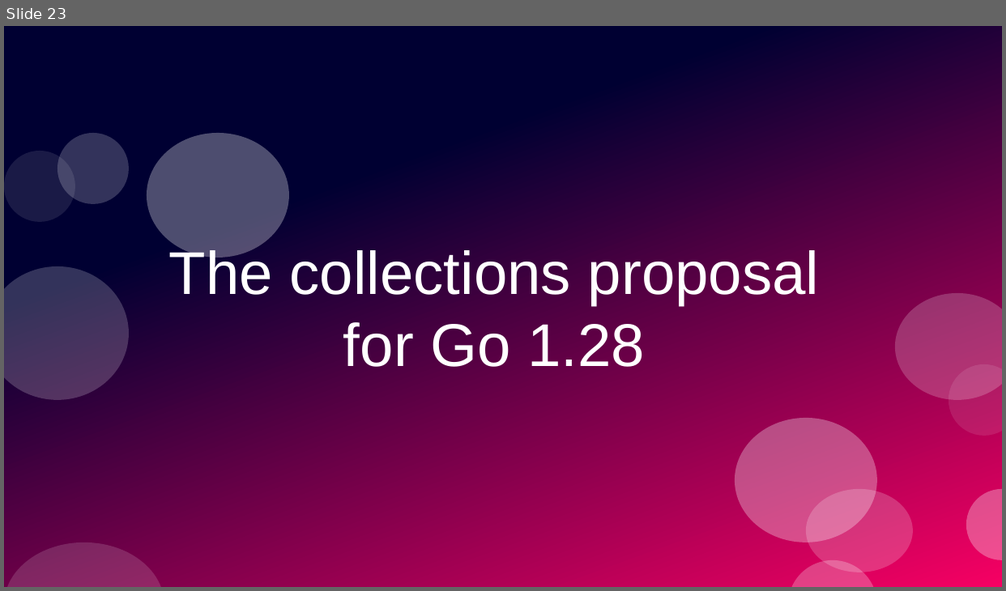
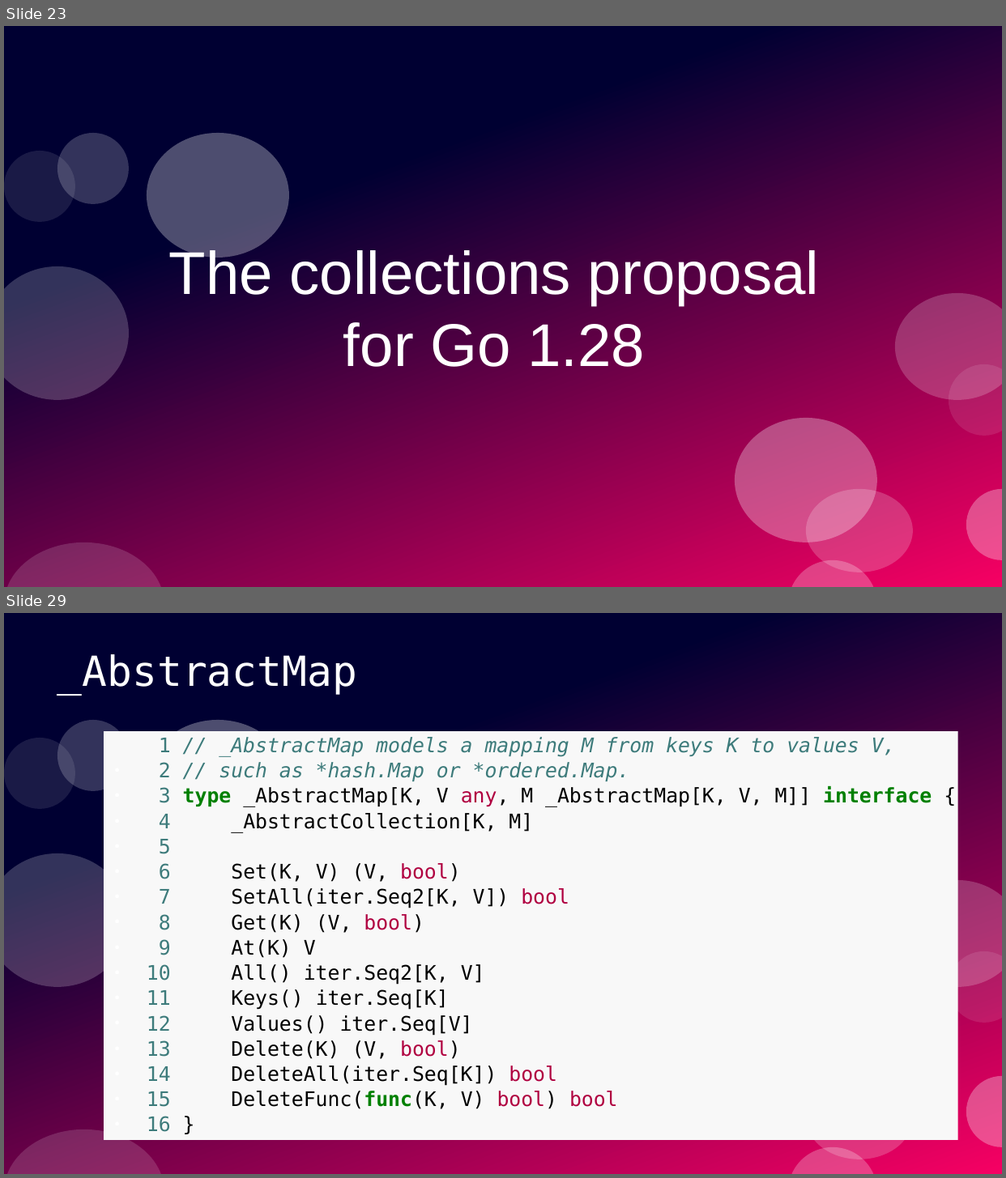
Before and after one commit to ramalho/sets-in-go, a slide deck: sets-in-go.odp. Shown one above the other, each under a label of ours: slide 23 before the commit, slides 23 and 29 after it; the slides between them are not shown. The pictures are 1006x591 and 1006x1178 pixels, drawn with LibreOffice and Linux fonts; fonts in the diff are those of the drawing. Boxes give left, top, right and bottom in pixels: in the first picture for what was removed or moved away, otherwise in the second. Text is boxed around its words. In the diff, an @@ line names an element or a change of style, - is before the commit and + after.

```diff
--- a/sets-in-go.odp
+++ b/sets-in-go.odp
@@ slide 29 added at (4, 613, 1002, 1174), background #FFFFFF; not listed: 11 template elements that a slide beside it also shows @@
@@ title added at (57, 654, 357, 695), 33 pt, text #FFFFFF @@
+_AbstractMap
@@ text added at (104, 731, 958, 1141), fill #F8F8F8, 16 pt, text #000000 @@
+1 // _AbstractMap models a mapping M from keys K to values V,
+● 2 // such as *hash.Map or *ordered.Map.
+● 3 type _AbstractMap[K, V any, M _AbstractMap[K, V, M]] interface {
+● 4 _AbstractCollection[K, M]
+● 5
+● 6 Set(K, V) (V, bool)
+● 7 SetAll(iter.Seq2[K, V]) bool
+● 8 Get(K) (V, bool)
+● 9 At(K) V
+● 10 All() iter.Seq2[K, V]
+● 11 Keys() iter.Seq[K]
+● 12 Values() iter.Seq[V]
+● 13 Delete(K) (V, bool)
+● 14 DeleteAll(iter.Seq[K]) bool
+● 15 DeleteFunc(func(K, V) bool) bool
+● 16 }
```
Also in this commit, not shown: 1 slide changed, 3 other slides added, 1 other file.
